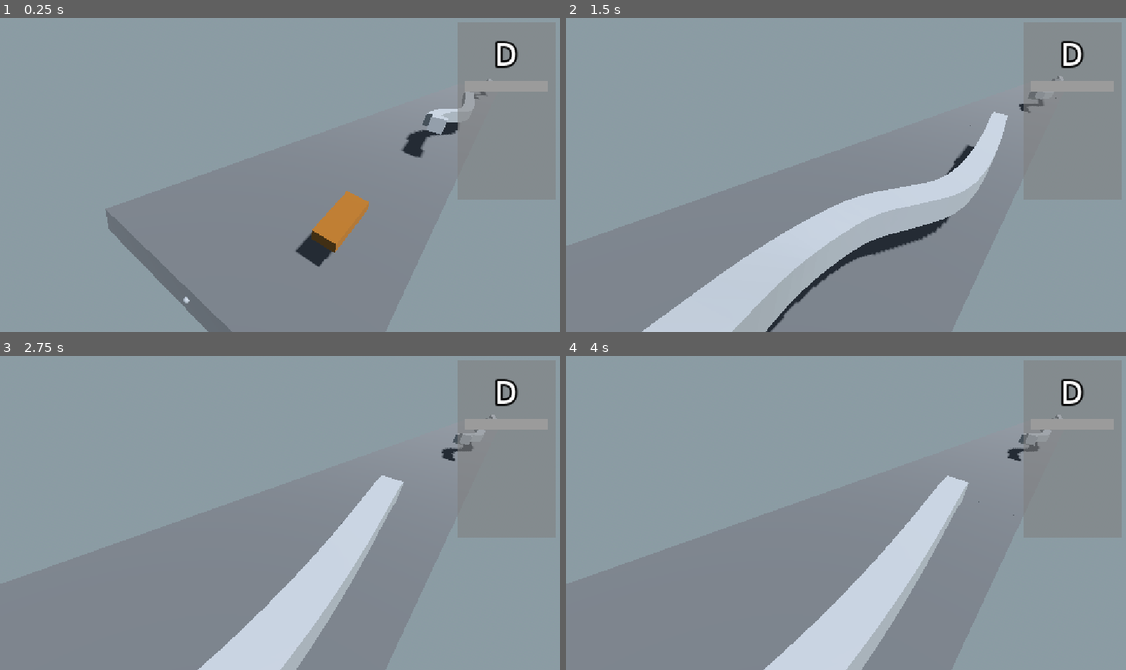
Above: before the commit, frames 1-4 (two rows, left to right).
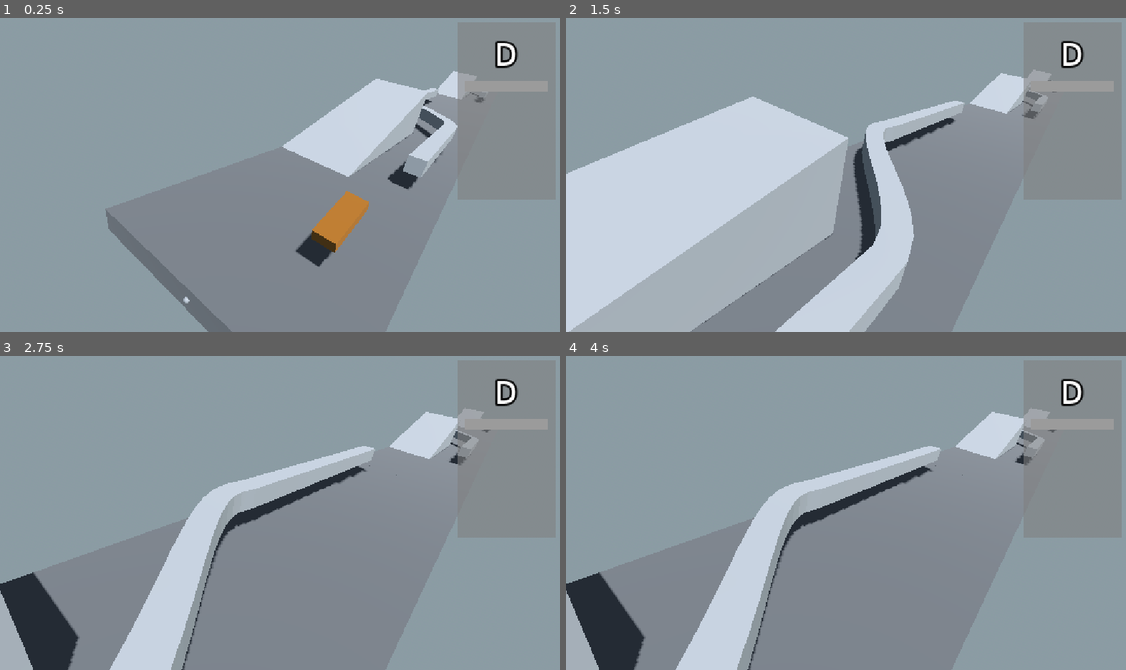
Above: after the commit, the same moments.

Repository: SlyZ1/ludum60
Game: Godot game, scene res://scenes/skate_prototype.tscn
Two runs of this game, one before a commit and one after it. Both use one fixed random seed, a clock stepped at 60 frames per second and the inputs below.
Inputs:
- Up to frame 1 (0.25 s): no input
- Up to frame 2 (1.5 s): hold N (B) 0.53-1.28 s; tap F (F) at 0.8, 1.35 s
- Up to frame 3 (2.75 s): tap R (R) at 1.55 s; hold R (R) from 2.03 s (still down); tap V (V) at 2.3 s
- Up to frame 4 (4 s): release R (R) at 2.78 s; tap V (V) at 2.85 s; tap N (B) at 3.05 s; tap Enter at 3.5 s; hold N (B) from 3.53 s (still down); tap F (F) at 3.8 s

The runs differ from the first frame. In frame 1, 6.1% of the frame differs, in the area x 50-88%, y 16-55%; in frame 2, 42%, in the area x 0-89%, y 16-100%; in frame 3, 19%; in frame 4, 19%.

Commit message:
Better Rails

Diff:
--- a/prefabs/skate.tscn
+++ b/prefabs/skate.tscn
@@ -56,7 +56,8 @@
 trick_cancel_end = 0.08
 trick_catchable_start = 0.3
 mesh_instance = NodePath("../Skate/Skate2")
-rail_z_thresh = 0.5
+rail_z_thresh = 2.5
+rail_y_thresh = 0.75
 
 [node name="Ground" type="ShapeCast3D" parent="." unique_id=630398105]
 shape = SubResource("BoxShape3D_q1d6x")
--- a/scripts/anim_controller.gd
+++ b/scripts/anim_controller.gd
@@ -64,20 +64,29 @@
 	parent.on_fall.connect(TrickManager.on_airborne)
 	parent.on_grounded.connect(TrickManager.on_ground)
 
-func touches_path(rail: Path3D) -> bool:
+func touches_path(rail: Path3D) -> float:
 	var zyt: Vector3 = get_zy_from_x(rail, parent.global_position.x)
-	if zyt == Vector3.BACK:
-		return false
+	if zyt.z == -1:
+		return -INF
+	#var voie: float = lane_position * signf(parent.global_position.z)
+	#if absf(zyt.x - voie) > lane_position:
+		#return false
+	var dy: float = parent.global_position.y - zyt.y
 	var dz: float = abs(parent.global_position.z - zyt.x)
-	var dy: float = parent.global_position.y - zyt.y
-	return dz <= rail_z_thresh and dy <= rail_y_thresh
+	if dz <= rail_z_thresh and dy <= rail_y_thresh:
+		return zyt.z
+	else:
+		return -INF
 
 func _find_rail() -> void:
 	current_rail = null
+	var closest_t: float = -INF
 	for sec in MapLoader.instance._spawned_sections:
 		for rl in sec.rails:
-			if touches_path(rl):
+			var current_t := touches_path(rl)
+			if closest_t < current_t and current_t <= 2:
 				current_rail = rl
+				closest_t = current_t
 
 func get_zy_from_x(rail: Path3D, target_x: float) -> Vector3:
 	if not rail: return Vector3(0,0,-1)
@@ -149,6 +158,7 @@
 	_find_rail()
 	if current_rail:
 		var zyt := get_zy_from_x(current_rail, parent.global_position.x)
+		print(zyt.z)
 		if zyt.z > 1 or zyt.z < 0:
 			# When Fall from rail
 			if zyt.z > 1 and prev_rail: parent.reset_velocities()
@@ -172,7 +182,6 @@
 				return
 
 		if not prev_rail:
-			parent.reset_orientation()
 			_rail_offset = Vector2(parent.global_position.z - zyt.x, parent.global_position.y - zyt.y)
 			_rail_offset_weight = 1.0
 			if _rail_tween and _rail_tween.is_valid():
@@ -184,6 +193,7 @@
 			if lane_tween and lane_tween.is_valid():
 				lane_tween.kill()
 
+		parent.reset_orientation()
 		parent.global_position.z = zyt.x + _rail_offset.x * _rail_offset_weight
 		parent.global_position.y = zyt.y + _rail_offset.y * _rail_offset_weight
 
@@ -311,7 +321,6 @@
 
 	# Successful Catch
 	if _progression > trick_catchable_start and not parent.is_grounded():
-		print("Catched!")
 		_cancel_tricks()
 		_catch_trick(_dt)
 		TrickManager.on_successful_catch()
--- a/sections/section_rail.tscn
+++ b/sections/section_rail.tscn
@@ -14,15 +14,22 @@
 data = PackedVector3Array(-25, 0.5, 5, 25, 0.5, 5, -25, -0.5, 5, 25, 0.5, 5, 25, -0.5, 5, -25, -0.5, 5, 25, 0.5, -5, -2 …(392 unchanged characters)…
 
 [sub_resource type="BoxShape3D" id="BoxShape3D_tnd71"]
-size = Vector3(25.871155, 2.2407227, 3.7539063)
+size = Vector3(10.964973, 2.2407227, 2.1992188)
 
 [sub_resource type="Curve3D" id="Curve3D_lwk0x"]
 bake_interval = 0.1
 _data = {
-"points": PackedVector3Array(0, 0, 0, 2.69, 0, 0, 0.478, 0, 1.75, -2.4112964, -0.07074714, -0.19242859, 2.4112964, 0.07074714, 0.19242859, 6.849193, -0.87105775, 0.7484746, -2.5725422, 0.006566763, -1.0360682, 2.5725422, -0.006566763, 1.0360682, 11.535164, -0.67844725, 2.405272, -1.78, 0, 0, 1.5, 0, 0, 25.237032, -0.060476422, 1.88294),
+"points": PackedVector3Array(0, 0, 0, 2.69, 0, 0, -9.5, 0, 3, -2.411, 0, 0, 2.411, 0, 0.192, 1.5, 0, 3, -2.573, 0, -1.036, 2.573, 0, 0, 11.535, 0, -3, -1.78, 0, 0, 1.5, 0, 0, 26.512, 0, -3),
 "tilts": PackedFloat32Array(0, 0, 0, 0)
 }
 point_count = 4
+
+[sub_resource type="PrismMesh" id="PrismMesh_lwk0x"]
+left_to_right = 1.0
+size = Vector3(2, 4, 5)
+
+[sub_resource type="ConcavePolygonShape3D" id="ConcavePolygonShape3D_8l0xq"]
+data = PackedVector3Array(1, 2, 2.5, 1, -2, 2.5, -1, -2, 2.5, 1, 2, -2.5, -1, -2, -2.5, 1, -2, -2.5, 1, 2, 2.5, 1, 2, -2.5, 1, -2, 2.5, 1, 2, -2.5, 1, -2, -2.5, 1, -2, 2.5, 1, 2, -2.5, 1, 2, 2.5, -1, -2, -2.5, 1, 2, 2.5, -1, -2, 2.5, -1, -2, -2.5, -1, -2, 2.5, 1, -2, 2.5, -1, -2, -2.5, 1, -2, 2.5, 1, -2, -2.5, -1, -2, -2.5)
 
 [node name="StraightBase" type="MeshInstance3D" unique_id=1808011952 node_paths=PackedStringArray("snap_back", "snap_front", "rails")]
 transform = Transform3D(1, 0, 0, 0, 1, 0, 0, 0, 1, 0, -2.7696276, 0)
@@ -50,11 +57,11 @@
 shape = SubResource("ConcavePolygonShape3D_jfcpt")
 
 [node name="CollisionShape3D2" type="CollisionShape3D" parent="StaticBody3D" unique_id=1739066365]
-transform = Transform3D(1, 0, 0, 0, 1, 0, 0, 0, 1, 5.9600525, 0.6203613, 2.1201172)
+transform = Transform3D(1, 0, 0, 0, 1, 0, 0, 0, 1, -6.475918, 0.24548912, 2.897461)
 shape = SubResource("BoxShape3D_tnd71")
 
 [node name="Path3D2" type="Path3D" parent="." unique_id=869447975]
-transform = Transform3D(0.9996106, -0.0012133142, 0.02787748, 0.00105768, 0.9999838, 0.00559704, -0.027883817, -0.005565376, 0.9995957, -7.349991, 4.446102, 0.79769874)
+transform = Transform3D(1, 0, 0, 0, 1, 0, 0, 0, 1, -3.1326804, 3.227662, 0)
 curve = SubResource("Curve3D_lwk0x")
 
 [node name="CSGPolygon3D" type="CSGPolygon3D" parent="Path3D2" unique_id=1501227188]
@@ -70,3 +77,12 @@
 path_continuous_u = false
 path_u_distance = 0.1
 path_joined = false
+
+[node name="Ramp" type="MeshInstance3D" parent="." unique_id=171679891]
+transform = Transform3D(7.179515, 0, 0, 0, 1, 0, 0, 0, 1, -7.172, 2.451, -2.5)
+mesh = SubResource("PrismMesh_lwk0x")
+
+[node name="StaticBody3D" type="StaticBody3D" parent="Ramp" unique_id=1542885025]
+
+[node name="CollisionShape3D" type="CollisionShape3D" parent="Ramp/StaticBody3D" unique_id=18211685]
+shape = SubResource("ConcavePolygonShape3D_8l0xq")
Not shown: 1 places in sections/section_1.tscn that only renumber resources
Not shown, added: prefabs/skate.tscn83168596881.tmp
